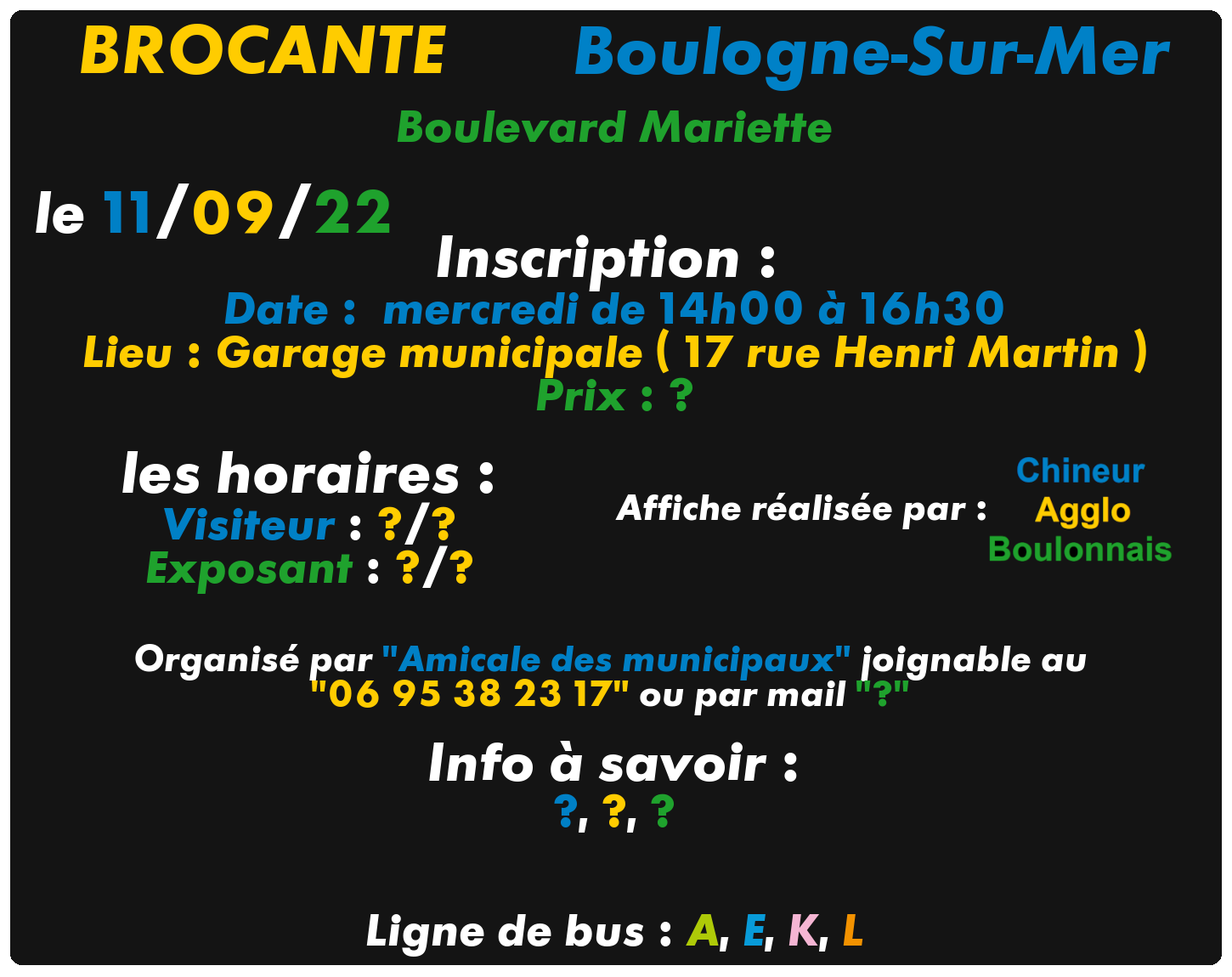
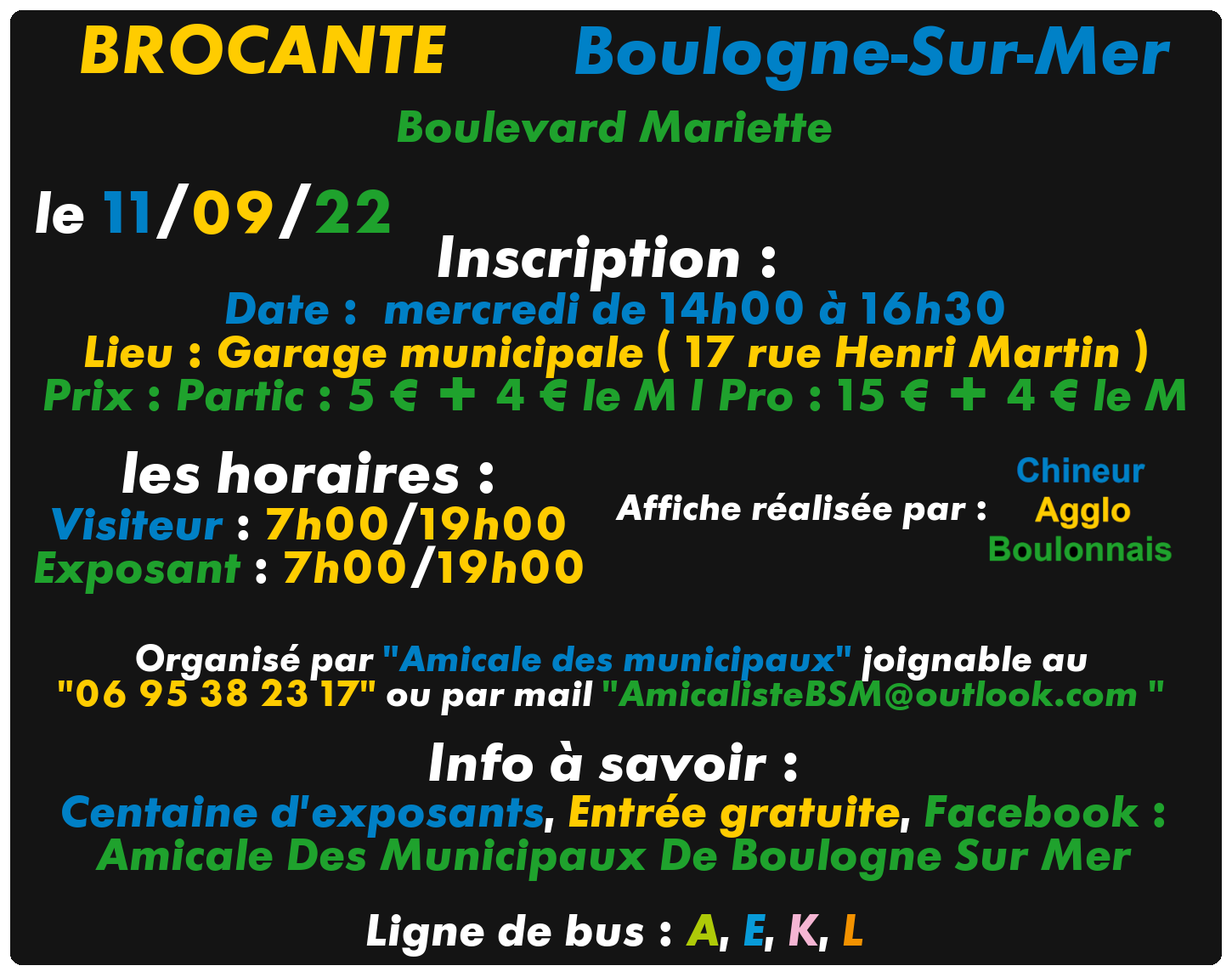
The second 1232px x 977px image is a revision of the first. Changes to its layers:
painted on "les horaires : ..." over [33, 502, 583, 594]
painted on "Info à savoir : ..." over [62, 793, 1165, 881]
painted on "Inscription : ..." over [43, 234, 1186, 412]
painted on "Organisé par 'Amicale des muni..." over [58, 643, 1164, 716]
